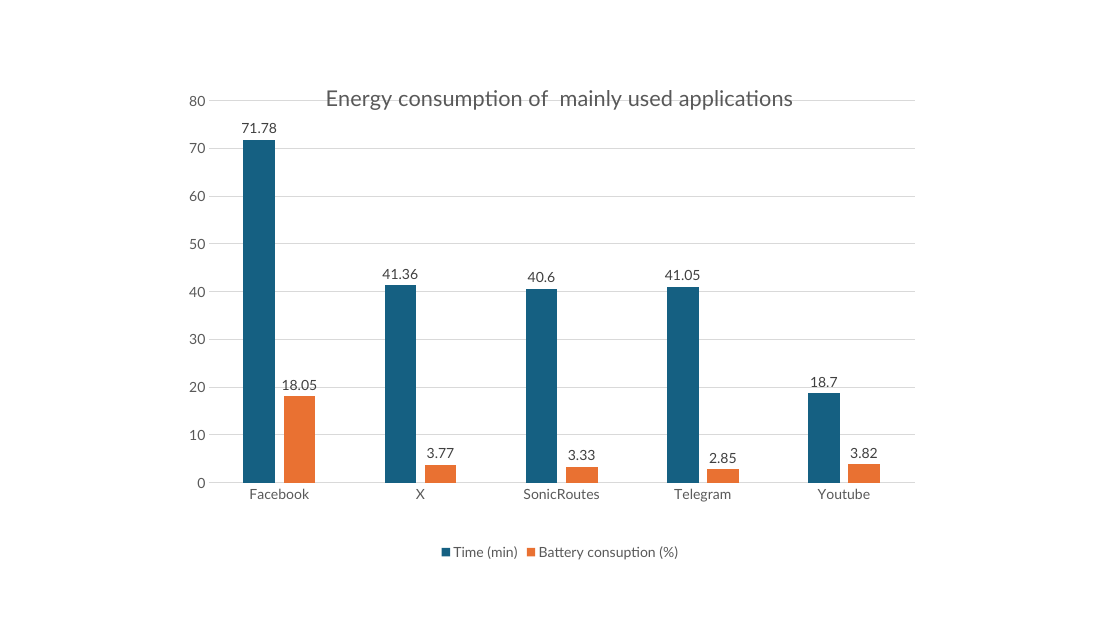
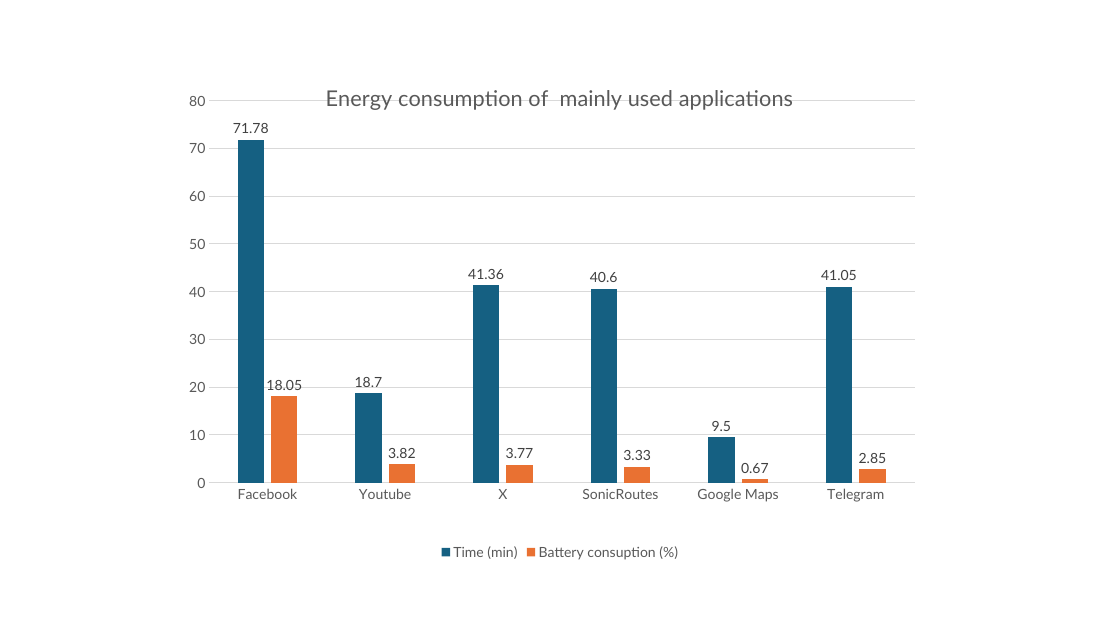
Before and after one commit to JacopoNiccolai/SonicRoutes, a slide deck: slide 1 of Grafici power consumption.pptx. Drawn at 1120x630 pixels with LibreOffice and Linux fonts; fonts in the diff are those of the drawing. Boxes give left, top, right and bottom in pixels: in the first picture for what was removed or moved away, otherwise in the second. Text is boxed around its words. In the diff, an @@ line names an element or a change of style, - is before the commit and + after.

```diff
--- a/Grafici power consumption.pptx
+++ b/Grafici power consumption.pptx
@@ column chart at box(187, 66, 933, 565) @@
-categories: Facebook, X, SonicRoutes, Telegram, Youtube
+categories: Facebook, Youtube, X, SonicRoutes, Google Maps, Telegram
-Time (min): 71.78, 41.36, 40.6, 41.05, 18.7
+Time (min): 71.78, 18.7, 41.36, 40.6, 9.5, 41.05
-Battery consuption (%): 18.05, 3.77, 3.33, 2.85, 3.82
+Battery consuption (%): 18.05, 3.82, 3.77, 3.33, 0.67, 2.85
```
Also in this commit, not shown: 1 other slide changed, 4 other files.
